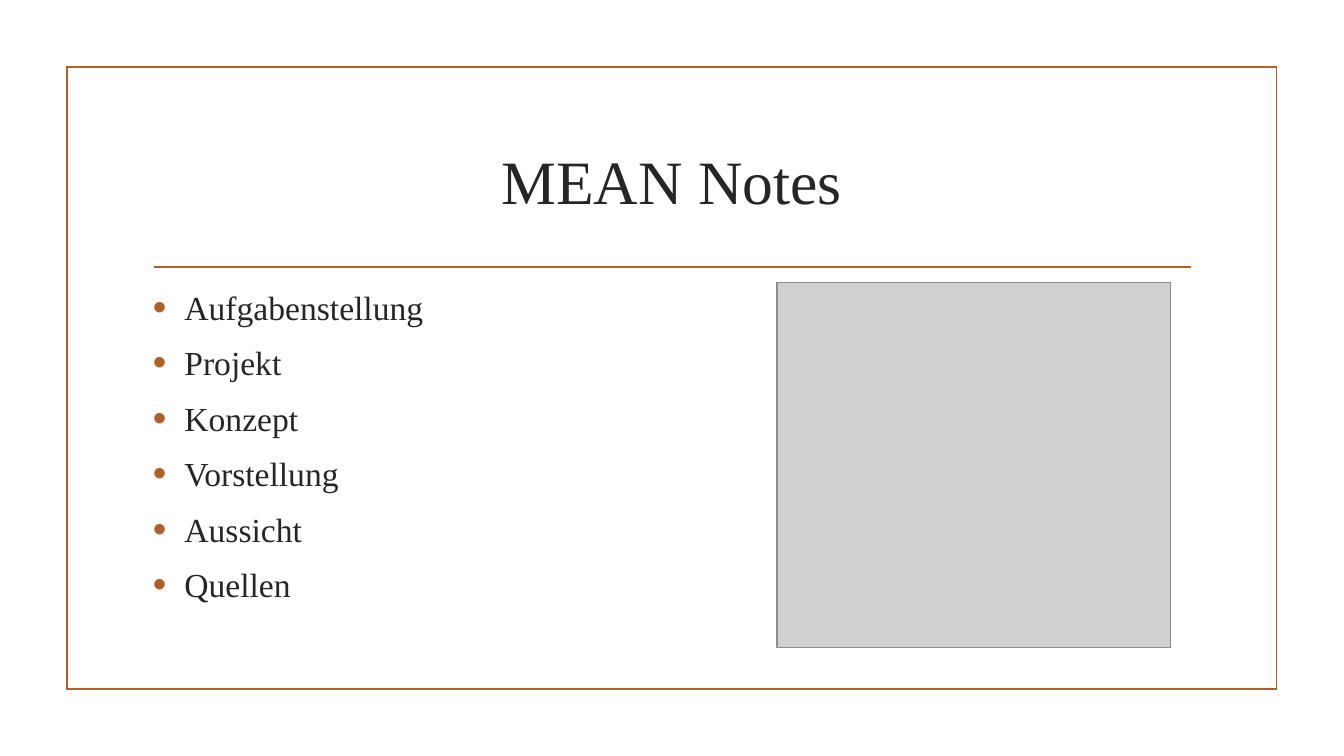
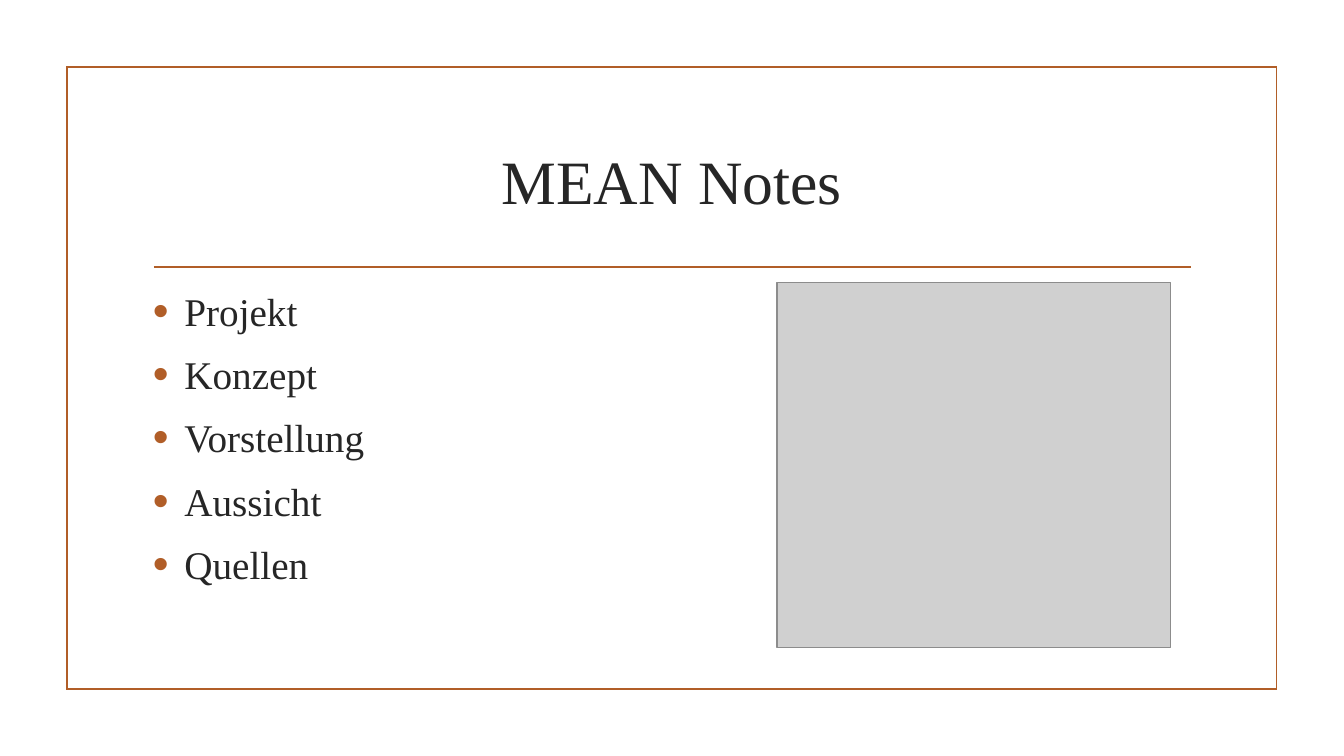
Before and after one commit to dertieran/MEAN-Notes, a slide deck: slide 2 of doc/Präsentation/MEAN Notes.pptx. Drawn at 1344x756 pixels with LibreOffice and Linux fonts; fonts in the diff are those of the drawing; grey boxes stand for pictures; background and template pictures are left out. Boxes give left, top, right and bottom in pixels: in the first picture for what was removed or moved away, otherwise in the second. Text is boxed around its words. In the diff, an @@ line names an element or a change of style, - is before the commit and + after.

```diff
--- a/doc/Präsentation/MEAN Notes.pptx
+++ b/doc/Präsentation/MEAN Notes.pptx
@@ text "Projekt" at [184,298,364,586]: size 24 to 28 pt @@
@@ text at [184,296,423,327]: paragraph removed @@
-• Aufgabenstellung
```
Also in this commit, not shown: 1 other slide changed, 2 slides added, 3 slides removed, 1 other file.
